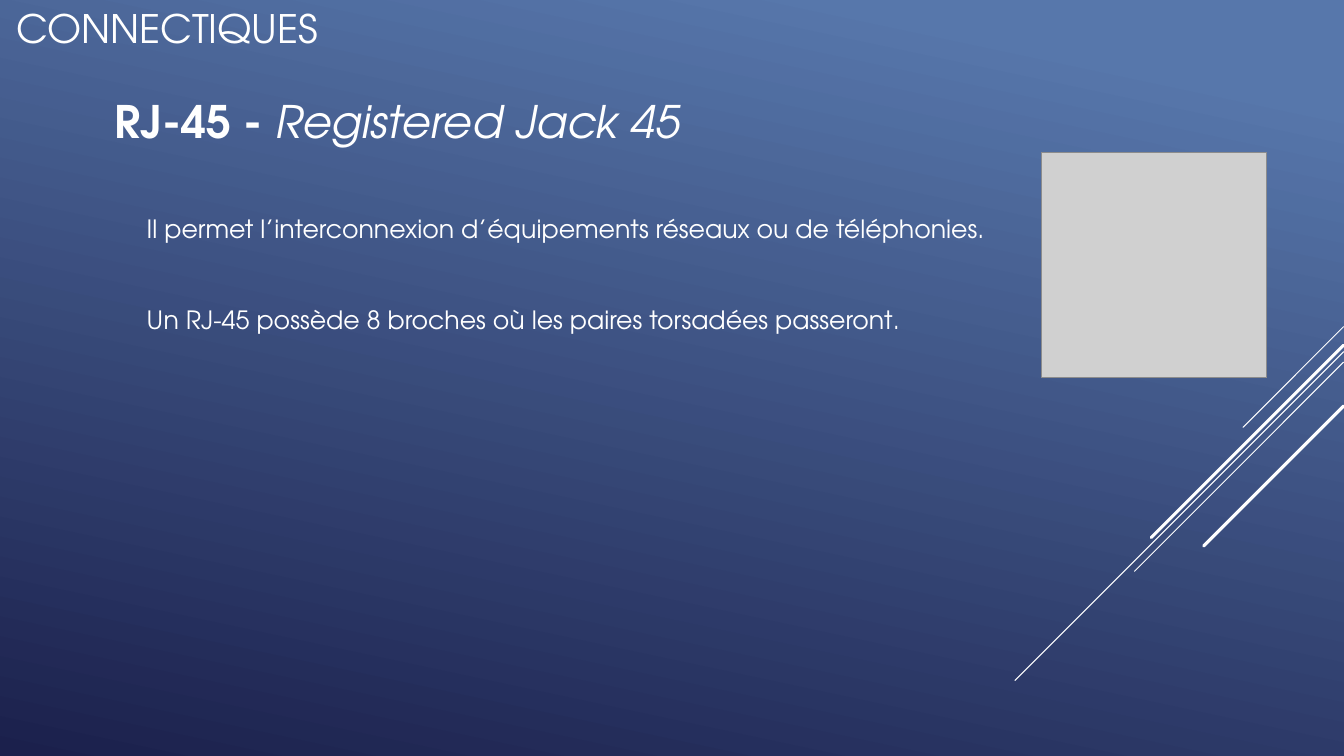
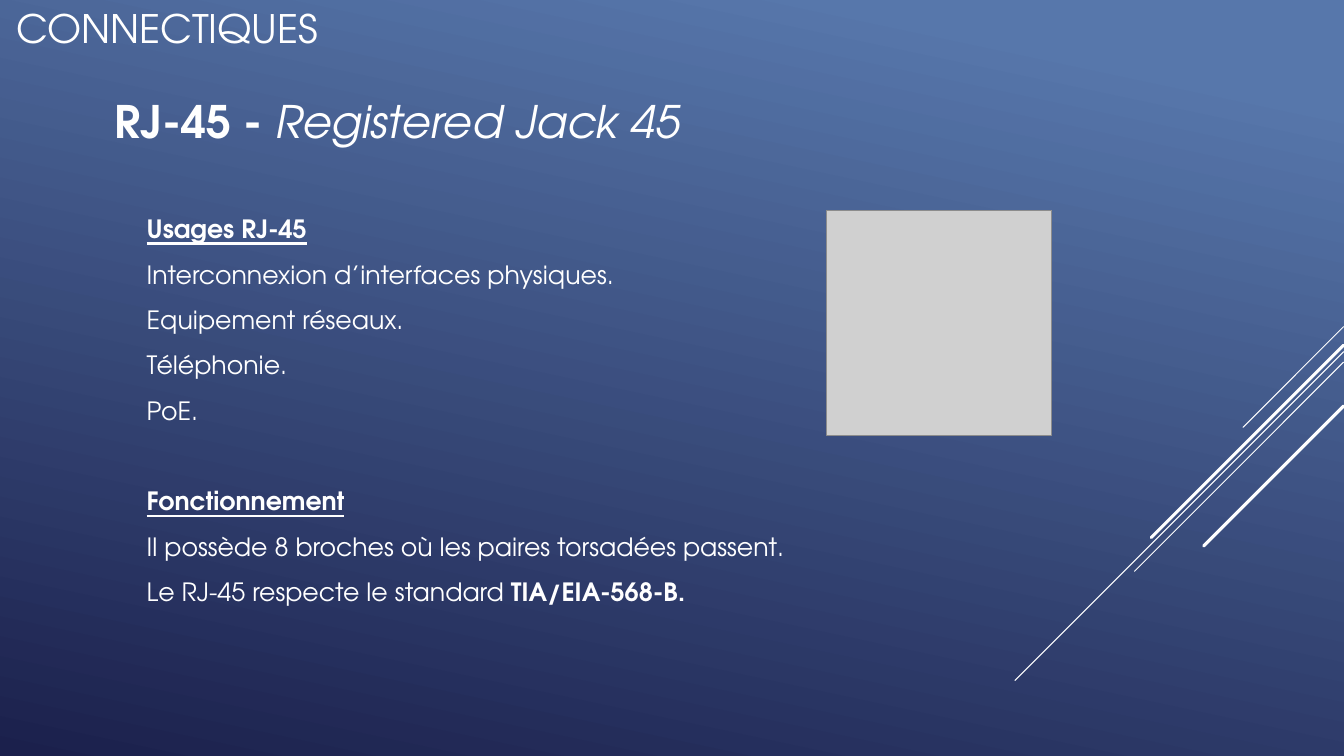
Before and after one commit to QuentinKrg/M214-Ethernet, a slide deck: slide 29 of Module 214 - Fabrication_Ethernet.pptx. Drawn at 1344x756 pixels with LibreOffice and Linux fonts; fonts in the diff are those of the drawing; grey boxes stand for pictures. Boxes give left, top, right and bottom in pixels: in the first picture for what was removed or moved away, otherwise in the second. Text is boxed around its words. In the diff, an @@ line names an element or a change of style, - is before the commit and + after.

```diff
--- a/Module 214 - Fabrication_Ethernet.pptx
+++ b/Module 214 - Fabrication_Ethernet.pptx
@@ text at bbox=[147, 219, 784, 606]: text changed @@
-Il permet l’interconnexion d’équipements réseaux ou de téléphonies.
-Un RJ-45 possède 8 broches où les paires torsadées passeront.
+Usages RJ-45
+Interconnexion d’interfaces physiques.
+Equipement réseaux.
+Téléphonie.
+PoE.
+Fonctionnement
+Il possède 8 broches où les paires torsadées passent.
+Le RJ-45 respecte le standard TIA/EIA-568-B.
@@ picture: place and size @@
-picture at bbox=[1043, 153, 1267, 378]
+picture at bbox=[827, 211, 1052, 436]
```
Also in this commit, not shown: 2 other slides changed, 3 slides added, 2 other files.
